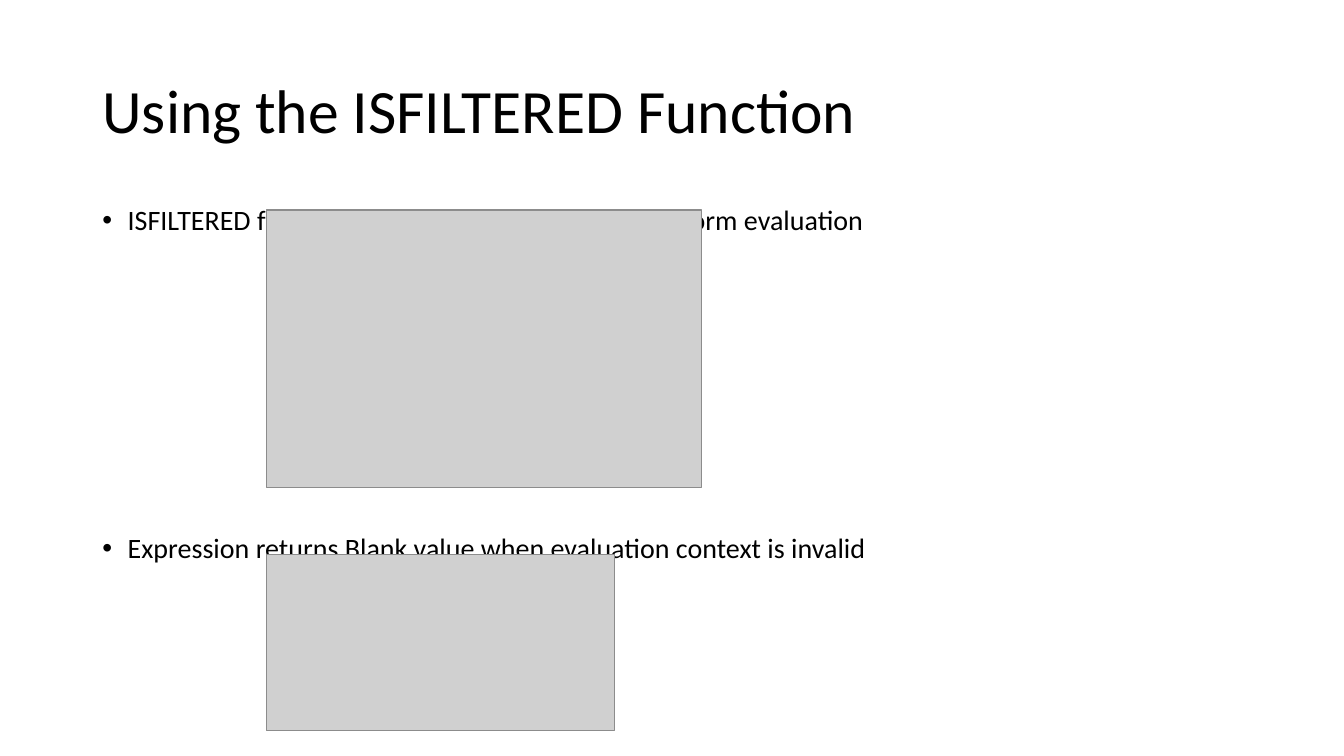
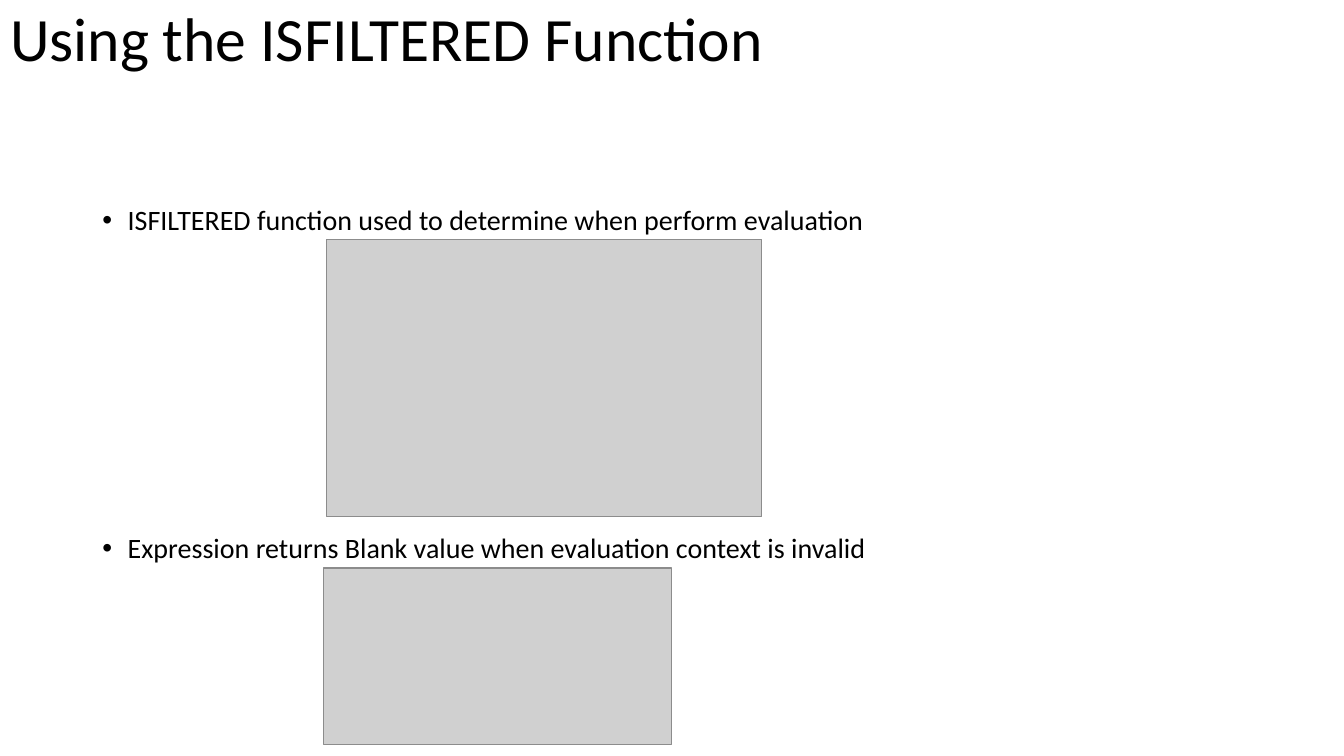
Before and after one commit to solliancenet/precon-synapse-power-bi, a slide deck: slide 48 of Slides/04 - Power BI.pptx (slide 51 before the commit). Drawn at 1344x756 pixels with LibreOffice and Linux fonts; fonts in the diff are those of the drawing; grey boxes stand for pictures. Boxes give left, top, right and bottom in pixels: in the first picture for what was removed or moved away, otherwise in the second. Text is boxed around its words. In the diff, an @@ line names an element or a change of style, - is before the commit and + after.

```diff
--- a/Slides/04 - Power BI.pptx
+++ b/Slides/04 - Power BI.pptx
@@ title "Using the ISFILTERED Function": place and size @@
-title "Using the ISFILTERED Function" at bbox=[102, 90, 855, 144]
+title "Using the ISFILTERED Function" at bbox=[10, 18, 763, 72]
@@ picture: place and size @@
-picture at bbox=[266, 210, 702, 487]
+picture at bbox=[327, 240, 762, 517]
@@ picture: place and size @@
-picture at bbox=[266, 555, 614, 731]
+picture at bbox=[324, 569, 671, 745]
```
Also in this commit, not shown: 46 other slides changed, 10 slides added, 4 slides removed.
